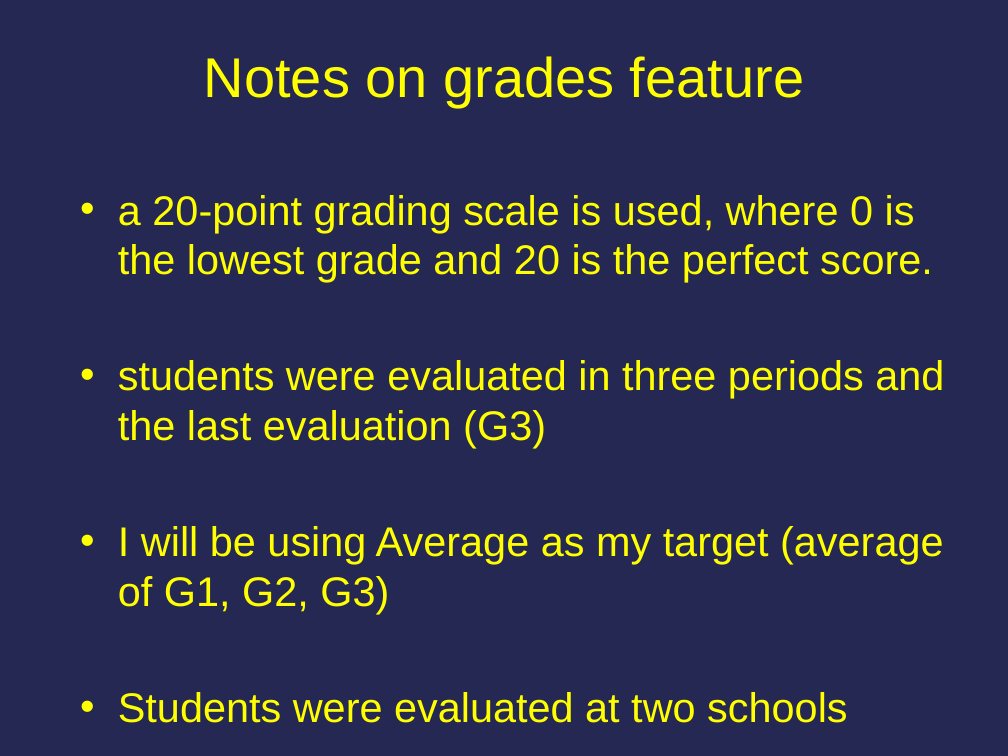
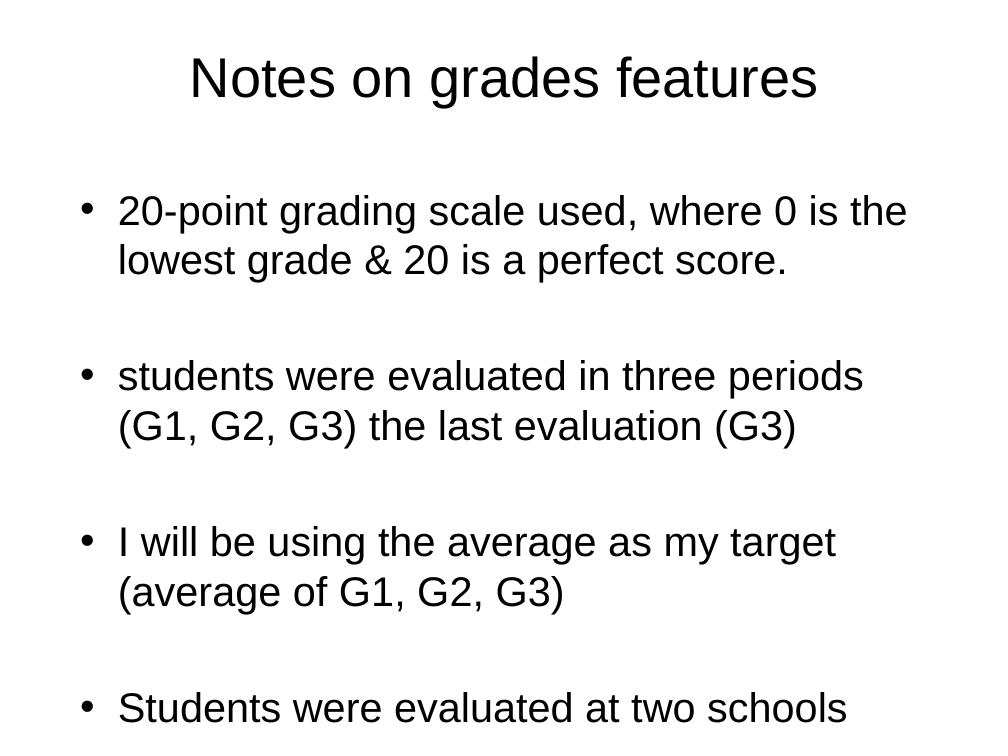
Before and after one commit to cfrandall2/CarolynProject, a slide deck: slide 11 of Carolyn_Randall_DSProject.pptx (slide 10 before the commit). Drawn at 1008x756 pixels with LibreOffice and Linux fonts; fonts in the diff are those of the drawing. Boxes give left, top, right and bottom in pixels: in the first picture for what was removed or moved away, otherwise in the second. Text is boxed around its words. In the diff, an @@ line names an element or a change of style, - is before the commit and + after.

```diff
--- a/Carolyn_Randall_DSProject.pptx
+++ b/Carolyn_Randall_DSProject.pptx
@@ background #242852 to #FFFFFF @@
@@ title at box(190, 56, 818, 107): text changed; text colour #FFFF00 to #000000 @@
-Notes on grades feature
+Notes on grades features
@@ text at box(118, 195, 908, 614): text changed; text colour #FFFF00 to #000000 @@
-• a 20-point grading scale is used, where 0 is the lowest grade and 20 is the perfect score.
-• students were evaluated in three periods and the last evaluation (G3)
-• I will be using Average as my target (average of G1, G2, G3)
+• 20-point grading scale used, where 0 is the lowest grade & 20 is a perfect score.
+• students were evaluated in three periods (G1, G2, G3) the last evaluation (G3)
+• I will be using the average as my target (average of G1, G2, G3)
@@ text at box(118, 692, 847, 723): text colour #FFFF00 to #000000 in "Students were evaluated at two schools" @@
```
Also in this commit, not shown: 44 other slides changed, 5 slides added, 2 slides removed, 1 other file.
